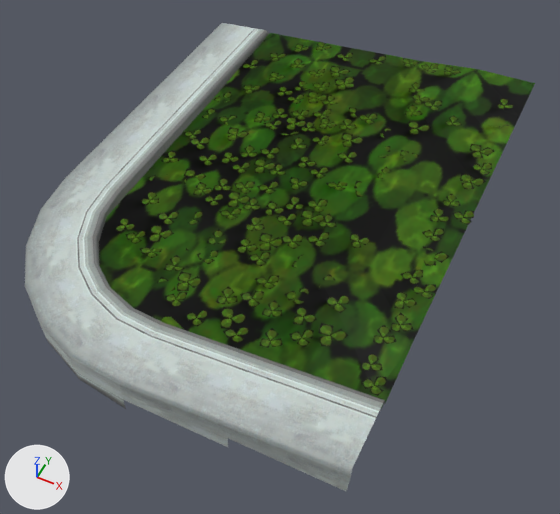
The COLLADA model apps/game/public/stages/st02/model/model_19.dae, before and after one commit.
Rendered twice from a camera (50 mm lens) standing at (5416.0, 324.0, 3453.0) and looking at (4000.0, 3155.0, -86.0). The axes (+X, +Y, +Z) are drawn at lower left. The lights are the same throughout. The picture after the commit comes second.

The first picture shows 'Joint_0_Object_0', 'Joint_1_Object_0_SINGLE', 'Joint_2_Object_0_SINGLE', 'Joint_3_Object_0_SINGLE', 'Joint_4_Object_0_SINGLE' and 1 more.
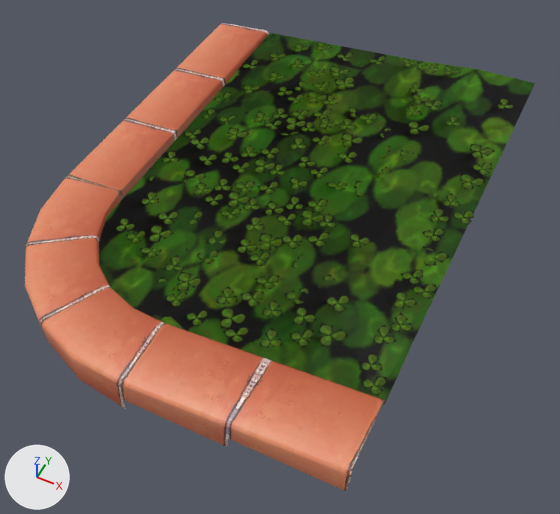
Location of each change, [x1, y1, x2, y2] in pixels of the pictures (560 x 514 px):
'Joint_0_Object_0', surface changed (grey to orange): [25, 23, 385, 491] in both

The change, as a diff of the scene's bpy script:
```diff
--- a/apps/game/public/stages/st02/model/model_19.dae.py
+++ b/apps/game/public/stages/st02/model/model_19.dae.py
@@ img_model_19_texture_0_cmp_png @@
+img_model_19_texture_0_cmp_png = load_image('model_19_Texture_0_CMP.png', 'model_19_Texture_0_CMP.png', 256, 128, 'sRGB')
@@ mat_material_c22cc633 @@
 mat_material_c22cc633 = principled_material('Material_C22CC633')
-mat_material_c22cc633.texture = img_texture_0_cmp_png
+mat_material_c22cc633.texture = img_model_19_texture_0_cmp_png
 mat_material_c22cc633.roughness = 0.44
```
